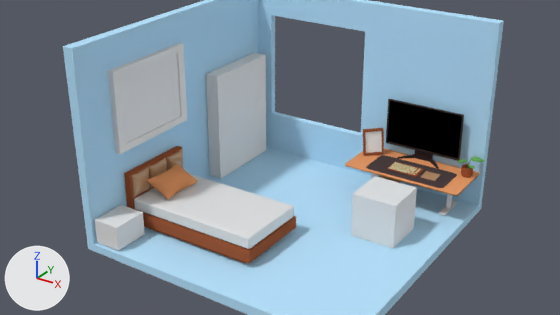
An edit to the Blender file Room.blend, drawn before and after from the same camera.
The view is the same before and after, from the file's camera 'Camera'. Lighting does not change. The marker at lower left points along +X, +Y and +Z.

The older version as bpy lines, for what is in view:
```python
me_cube_001 = bpy.data.meshes.new('Cube.001')
me_cube_001.from_pydata(...)  # 16 vertices, 14 faces; spans x -1.0..1.0, y -1.0..1.0, z -1.0..1.0
me_cube_001.materials.append(mat_material_009)  # white #e7e7e7
me_cube_013 = bpy.data.meshes.new('Cube.013')
me_cube_013.from_pydata(...)  # a box spanning x -1.0..1.0, y -1.0..1.0, z -1.0..1.0
me_cube_015 = bpy.data.meshes.new('Cube.015')
me_cube_015.from_pydata(...)  # a box spanning x -1.0..1.0, y -1.0..1.0, z -1.0..1.0
me_cube_016 = bpy.data.meshes.new('Cube.016')
me_cube_016.from_pydata([(-7.3, -1.0, -1.9), (-7.3, -1.0, -0.5), (-7.3, 0.9, -1.8), (-7.3, 0.9, -0.4), (8.9, -1.0, -1.9), (8.9, -1.0, -0.5), (8.9, 0.9, -1.8), (8.9, 0.9, -0.4)], [], [(0, 1, 3, 2), (2, 3, 7, 6), (6, 7, 5, 4), (4, 5, 1, 0), (2, 6, 4, 0), (7, 3, 1, 5)])
me_cube_016.materials.append(mat_material_015)  # white #e7e7e7
ob_cube = bpy.data.objects.new('Cube', me_cube_001)
ob_cube.location = (-29.5, -7.16, 12.87)
ob_cube.rotation_euler = (0.0, 6.278, 7.861)  # degrees (0, 360, 90)
ob_cube.scale = (4.92, 0.284, 4.01)
ob_cube_002 = bpy.data.objects.new('Cube.002', me_cube_016)
ob_cube_002.location = (-22.73, -7.66, 4.32)
ob_cube_002.scale = (0.833, -3.88, 0.833)
_m = ob_cube_002.modifiers.new('Bevel', 'BEVEL')
_m.width = 0.12
_m.width_pct = 0.12
_m.segments = 6
ob_cube_005 = bpy.data.objects.new('Cube.005', me_cube_013)
ob_cube_005.location = (-28.86, 5.83, 6.86)
ob_cube_005.scale = (0.734, 4.35, 5.79)
ob_cube_007 = bpy.data.objects.new('Cube.007', me_cube_015)
ob_cube_007.location = (-28.19, -13.9, 2.32)
ob_cube_007.scale = (1.37, 1.76, 1.19)
# also in view: 'Plane.002' at (-28.9, -10.0, 5.2); 'Cube.006' at (-8.3, 0.9, 3.3); 'Monitor' at (-9.0, 10.3, 7.6); 'Mat' at (-8.8, 7.6, 4.6); 'Plane.001' at (-26.9, -7.6, 4.8)
```
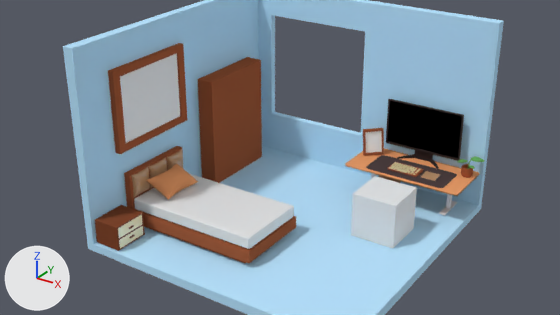
Commit message: Add Tab Blender

What differs and where, as boxes (x1, y1, x2, y2) in the pictures (560 x 315 px):
'Cube.005', recoloured, moved, rescaled (7% wider): before (206, 53, 266, 178); after (198, 57, 262, 183)
part 1 of me_cube_001, recoloured (white to brown): (108, 43, 187, 154) in both
part 2 of me_cube_015, built on: (95, 213, 145, 251) in both
part 3 of me_cube_015, recoloured (white to brown): (95, 205, 143, 228) in both

The edits, one by one:
Material 'Material.016' (mat_material_016) is new.
Its base color is (1.0, 0.91, 0.607) (beige #fff5cc).
Its roughness is 0.0.
Its specular ior level is 1.0.
Material 'Material.011' (mat_material_011) is new.
Its base color is (0.208, 0.0597, 0.0255) (brown #7e452c).
Its roughness is 1.0.
Its specular ior level is 0.0.
me_cube_001 has 16 vertices, 14 faces and spans x -1.0..1.0, y -1.0..1.0, z -1.0..1.0.
me_cube_001 is used by ob_cube; location (-29.5, -7.16, 12.87); rotation (0.0, 6.278, 7.861), in degrees (0, 360, 90); scale (4.92, 0.284, 4.01).
me_cube_001 part 1: 13 of the faces centred in x -1.0..1.0, y -1.0..1.0, z -1.0..1.0 switch from mat_material_009 (white #e7e7e7) to mat_material_006 (brown #a25939).
me_cube_013 has 8 vertices, 6 faces and spans x -1.0..1.0, y -1.0..1.0, z -1.0..1.0.
me_cube_013 now uses material mat_material_006 (brown #a25939).
me_cube_015 is used by ob_cube_007; location (-28.19, -13.9, 2.32); scale (1.37, 1.76, 1.19).
me_cube_015 had 8 vertices, 6 faces and spanned x -1.0..1.0, y -1.0..1.0, z -1.0..1.0.
me_cube_015 now has 40 vertices, 34 faces and spans x -1.0..1.07, y -1.01..1.0, z -1.0..1.0.
Part 2, on me_cube_015:
4 faces are deleted.
16 vertices are added at x -1.0..1.01, y -1.01..1.0, z -0.9..0.9.
18 new faces join them, mat_material_011 (brown #7e452c).
2 new faces join them, mat_material_016 (beige #fff5cc).
me_cube_015 part 3: 2 faces spanning x -1.0..1.0, y -1.0..1.0, z -1.0..1.0 switch from no material to mat_material_011 (brown #7e452c).
me_cube_015 now uses material mat_material_016 (beige #fff5cc).
Object 'Cube.005' (ob_cube_005) moves from (-28.86, 5.83, 6.86) to (-28.59, 4.3, 6.79).
Object 'Cube.005' (ob_cube_005) is rescaled from (0.734, 4.35, 5.79) to (0.892, 4.35, 5.79).
